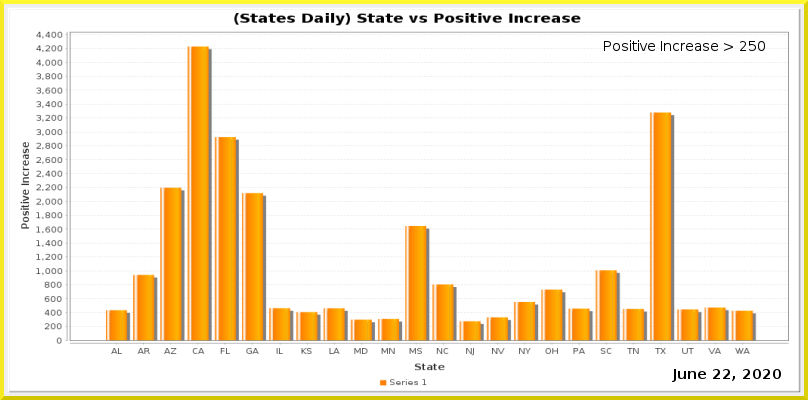
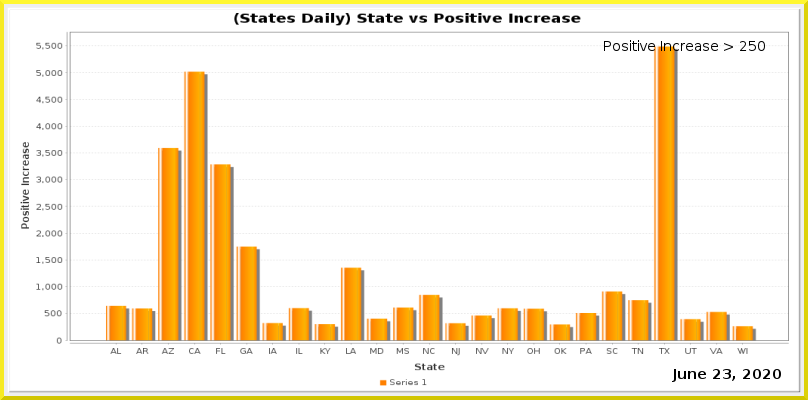
Revision of a layered (808, 400) image; what changed, layer by layer:
painted on "Current Date" over box(723, 369, 731, 379)
painted on "Date_vs_TestIncrease.png" over box(36, 31, 789, 356)
